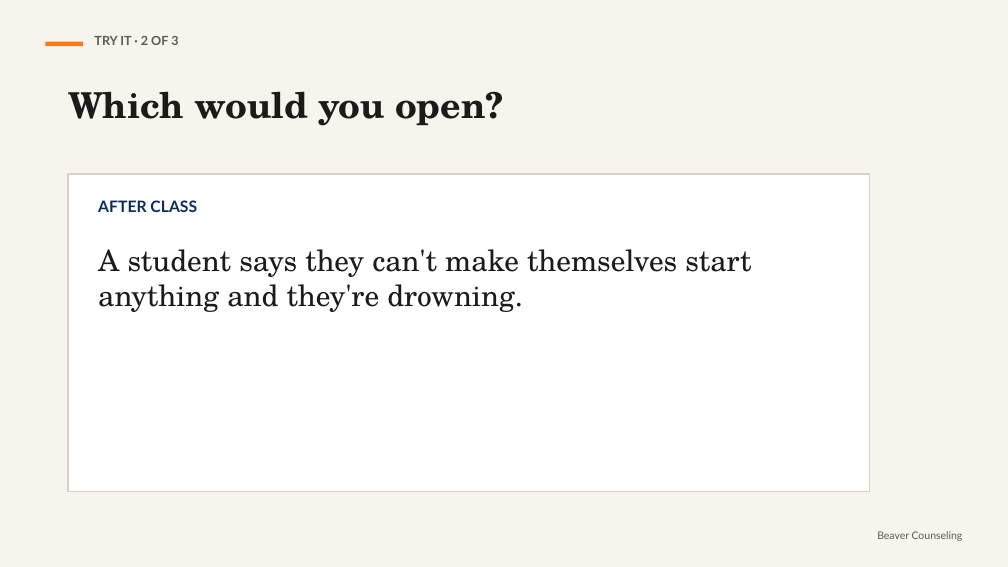
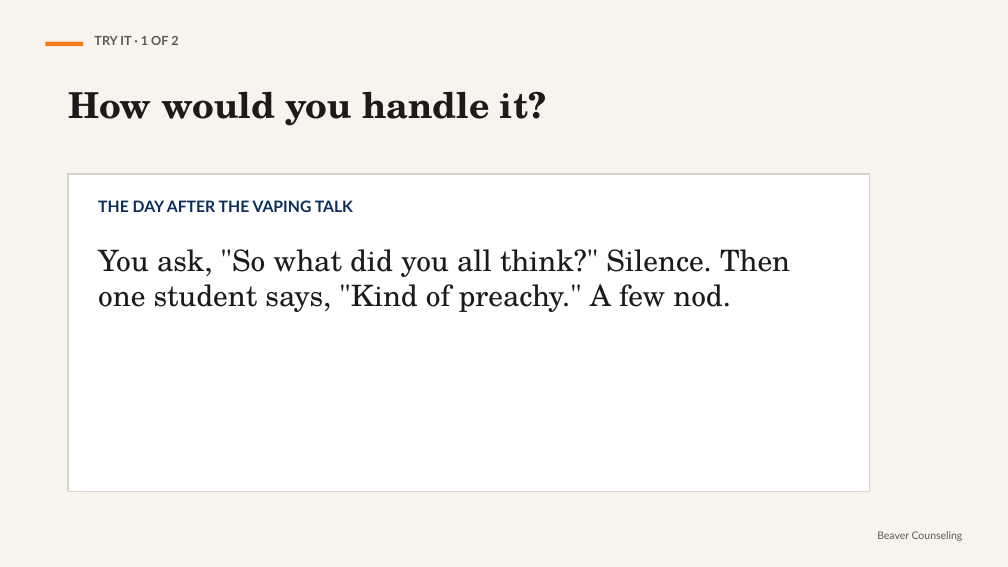
Before and after one commit to rmwtoolkit/bcds-toolkit, a slide deck: slide 14 of decks/using-the-toolkit-lesson-v2.pptx (slide 17 before the commit). Drawn at 1008x567 pixels with LibreOffice and Linux fonts; fonts in the diff are those of the drawing. Boxes give left, top, right and bottom in pixels: in the first picture for what was removed or moved away, otherwise in the second. Text is boxed around its words. In the diff, an @@ line names an element or a change of style, - is before the commit and + after.

```diff
--- a/decks/using-the-toolkit-lesson-v2.pptx
+++ b/decks/using-the-toolkit-lesson-v2.pptx
@@ text at <box>94,36,178,45</box>: text changed @@
-TRY IT · 2 OF 3
+TRY IT · 1 OF 2
@@ text at <box>68,91,546,126</box>: text changed @@
-Which would you open?
+How would you handle it?
@@ text at <box>98,200,353,212</box>: text changed @@
-AFTER CLASS
+THE DAY AFTER THE VAPING TALK
@@ text at <box>98,249,790,312</box>: text changed @@
-A student says they can't make themselves start anything and they're drowning.
+You ask, "So what did you all think?" Silence. Then one student says, "Kind of preachy." A few nod.
```
Also in this commit, not shown: 6 other slides changed, 6 slides added, 10 slides removed, 2 other files.
